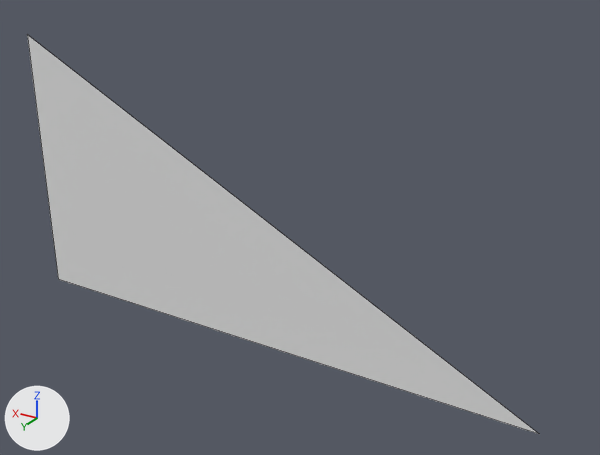
A saved change to the Blender file Assets/Models/Blender Files/cliff_corner_to_middle_mirrored_inverted_roof.blend.
Both versions are drawn from a 50 mm lens placed at (-0.72, 1.063, 0.276), pointed at (-0.026, -0.093, -0.302). The axes (+X, +Y, +Z) are drawn at lower left. The lights are the same throughout. Mesh edges are drawn as thin lines.
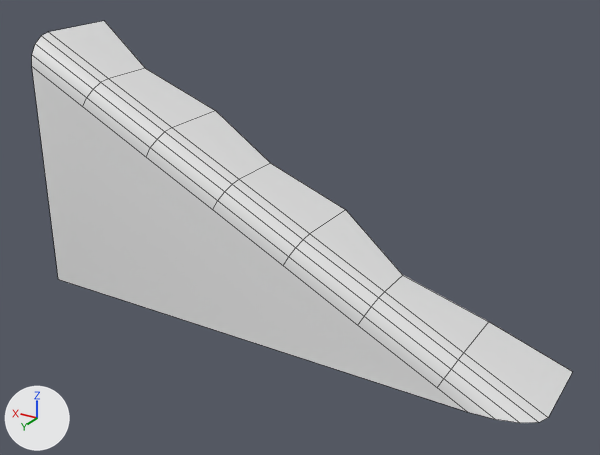
Changed parts and their boxes [x1, y1, x2, y2] in the pictures (600 x 455 px):
'Plane', reshaped
    before: [27, 35, 539, 434]
    after: [32, 21, 572, 423]
part 1 of me_plane, built on
    before: [27, 35, 539, 434]
    after: [32, 21, 572, 423]

Diff of the bpy script that builds the scene:
```diff
--- a/Assets/Models/Blender Files/cliff_corner_to_middle_mirrored_inverted_roof.blend.py
+++ b/Assets/Models/Blender Files/cliff_corner_to_middle_mirrored_inverted_roof.blend.py
@@ me_plane @@
 # used by ob_plane; location = (0.0, 0.0, 0.0)
-me_plane.from_pydata(...)  # 3 vertices, 1 face; spans x -0.5..0.5, y 0.0, z -0.5..0.0
+me_plane.from_pydata(...)  # 49 vertices, 36 faces; spans x -0.498..0.502, y -0.203..0.0, z -0.504..-0.004
+# me_plane part 1
+# 2 vertices are removed from x -0.5..0.5, y 0.0, z -0.5..0.0
+# 1 face is deleted
+# 32 vertices are added at x -0.498..0.502, y -0.203..-0.003, z -0.504..-0.004
+# 11 new vertices lie (0.143, 0.0, 0.071) away from vertices in x -0.355..0.238, y -0.053..-0.003, z -0.445..-0.146
+# 5 new vertices lie (-0.143, 0.0, -0.072) away from vertices in x -0.355..0.23, y -0.053..-0.003, z -0.432..-0.174
+# 36 new faces join them
+# me_plane part 2: the surface is now shaded smooth
```
